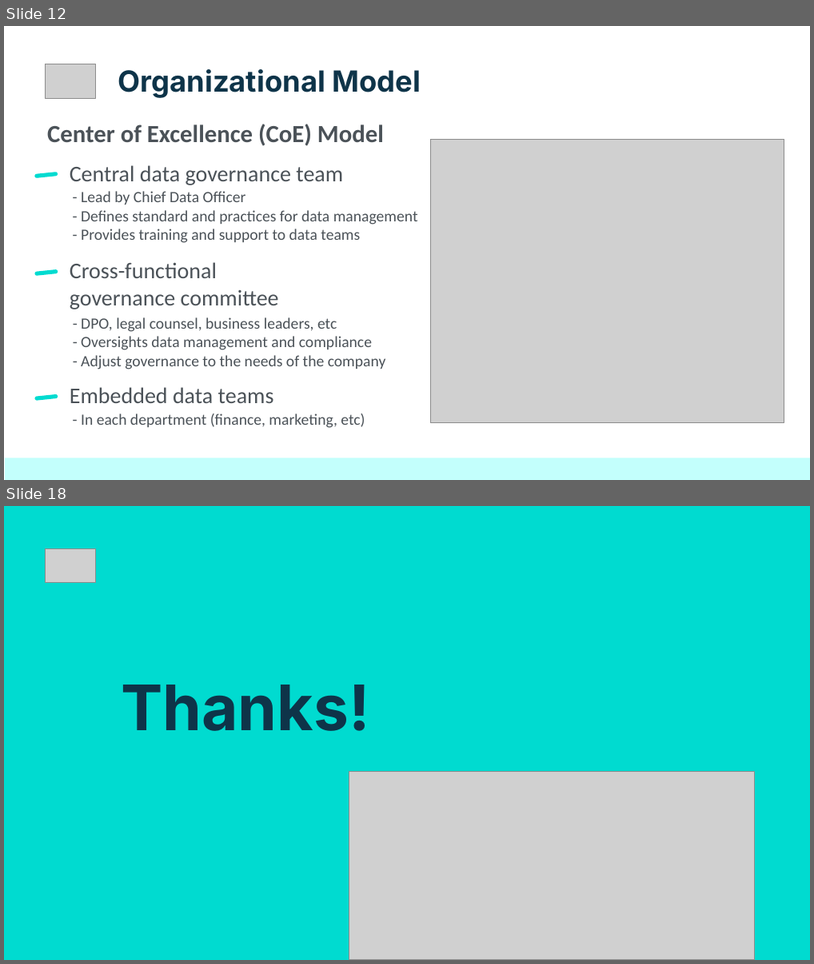
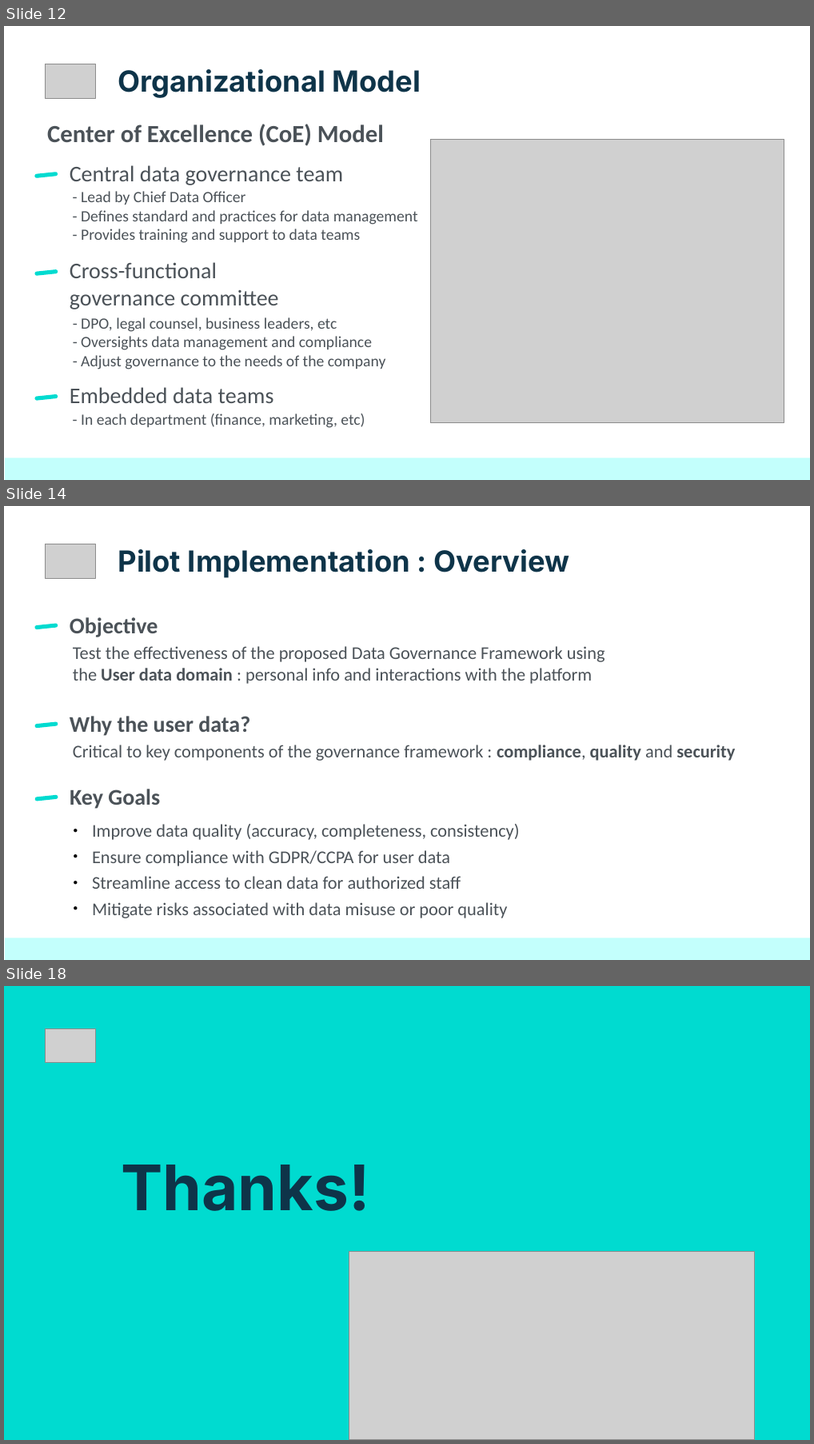
Before and after one commit to netesf13d/jedha-projects, a slide deck: 2-01-Spotify_Data_Governance/presentation/Presentation - 2-01 - Spotify Data Governance.odp. Shown one above the other, each under a label of ours: slides 12 and 18 before the commit, slides 12, 14 and 18 after it; the slides between them are not shown. The pictures are 814x964 and 814x1444 pixels, drawn with LibreOffice and Linux fonts; fonts in the diff are those of the drawing; grey boxes stand for pictures. Boxes give left, top, right and bottom in pixels: in the first picture for what was removed or moved away, otherwise in the second. Text is boxed around its words. In the diff, an @@ line names an element or a change of style, - is before the commit and + after.

```diff
--- a/2-01-Spotify_Data_Governance/presentation/Presentation - 2-01 - Spotify Data Governance.odp
+++ b/2-01-Spotify_Data_Governance/presentation/Presentation - 2-01 - Spotify Data Governance.odp
@@ slide 14 added at (4, 506, 810, 960), background #FFFFFF @@
@@ picture added at (45, 544, 96, 578) @@
@@ title added at (118, 549, 570, 578), 26 pt, text #0E3449, bold @@
+Pilot Implementation : Overview
@@ rounded rectangle added at (34, 624, 58, 630), fill #00DBD0 @@
@@ title added at (70, 617, 158, 637), 20 pt, text #4B5258, bold @@
+Objective
@@ title added at (73, 646, 606, 684), 16 pt, text #4B5258 @@
+Test the effectiveness of the proposed Data Governance Framework using the User data domain : personal info and interactions with the platform
@@ title added at (70, 716, 250, 736), 20 pt, text #4B5258, bold @@
+Why the user data?
@@ rounded rectangle added at (34, 722, 58, 728), fill #00DBD0 @@
@@ title added at (73, 744, 735, 760), 16 pt, text #4B5258 @@
+Critical to key components of the governance framework : compliance, quality and security
@@ title added at (70, 788, 160, 808), 20 pt, text #4B5258, bold @@
+Key Goals
@@ rounded rectangle added at (34, 794, 58, 800), fill #00DBD0 @@
@@ text added at (92, 824, 520, 918), 16 pt, text #4B5258 @@
+● Improve data quality (accuracy, completeness, consistency)
+● Ensure compliance with GDPR/CCPA for user data
+● Streamline access to clean data for authorized staff
+● Mitigate risks associated with data misuse or poor quality
@@ rectangle added at (5, 937, 810, 959), fill #C3FFFC @@
```
Also in this commit, not shown: 4 slides changed, 4 other slides added, 5 slides removed, 4 other files.
